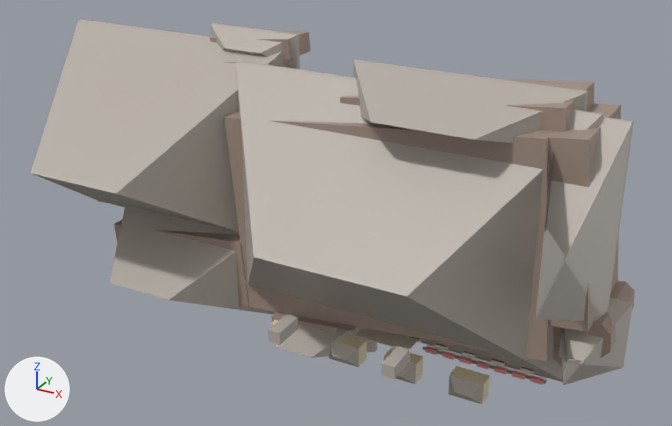
The glTF model modelle/hofgut_sternen/hofgut_hybrid.glb, before and after one commit.
Camera for both pictures: a camera (50 mm lens) standing at (62.7, -68.6, 42.8) and looking at (29.2, -7.6, 12.3). The axes (+X, +Y, +Z) are drawn at lower left. The lights are the same throughout. The picture after the commit comes second. Vertices at exactly the same position are counted once.

In view in the first picture: 'daecher', 'fensterrahmen', 'fresko', 'gauben_dach', 'kamine', 'waende' and 4 more.
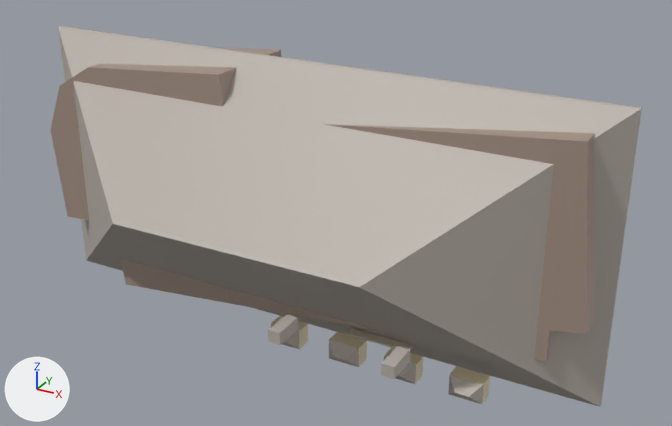
Pixel boxes (x1, y1, x2, y2) of what changed, in the pictures (672 x 426 px):
'daecher', reshaped: before (31, 19, 634, 385); after (58, 26, 642, 407)
'waende', reshaped (6% shorter): before (98, 31, 635, 367); after (50, 47, 596, 362)
part 2 of me_daecher, rebuilt (59% wider, 18% taller): before (236, 60, 603, 384); after (58, 26, 642, 407)
part 3 of me_daecher, deleted: before (31, 19, 634, 385)

What the commit changed:
me_waende is used by ob_waende; location (0.0, 0.0, 0.0).
me_waende had 110 vertices, 232 faces and spanned x 0.0..52.1, y -10.1..0.0, z 0.0..25.0.
me_waende now has 26 vertices, 48 faces and spans x 0.0..50.6, y -9.4..0.0, z 1.0..23.0.
Part 1, on me_waende:
95 vertices are removed from x 0.0..52.1, y -10.1..0.0, z 0.0..25.0.
229 faces are deleted.
5 vertices move from x 0.6..49.1, y -9.0..0.0, z 6.7..22.4 to x 0.0..49.1, y -9.4, z 6.7..22.4.
11 vertices are added at x 6.6..50.6, y -9.4..0.0, z 1.0..23.0.
45 new faces join them.
me_daecher is used by ob_daecher; location (0.0, 0.0, 0.0).
me_daecher had 96 vertices, 160 faces and spanned x -1.1..52.7, y -17.6..-2.4, z -0.4..25.3.
me_daecher now has 12 vertices, 20 faces and spans x -1.0..51.6, y -17.5..-5.5, z 0.0..24.0.
me_daecher part 2: the loose piece of 12 vertices spanning x 18.7..49.1, y -17.5..-5.5, z 1.3..23.2 is rebuilt with 12 vertices and now spans x -1.0..51.6, y -17.5..-5.5, z 0.0..24.0.
me_daecher part 3: 7 loose pieces with 84 vertices, spanning x -1.1..52.7, y -17.6..-2.4, z -0.4..25.3, are deleted.
